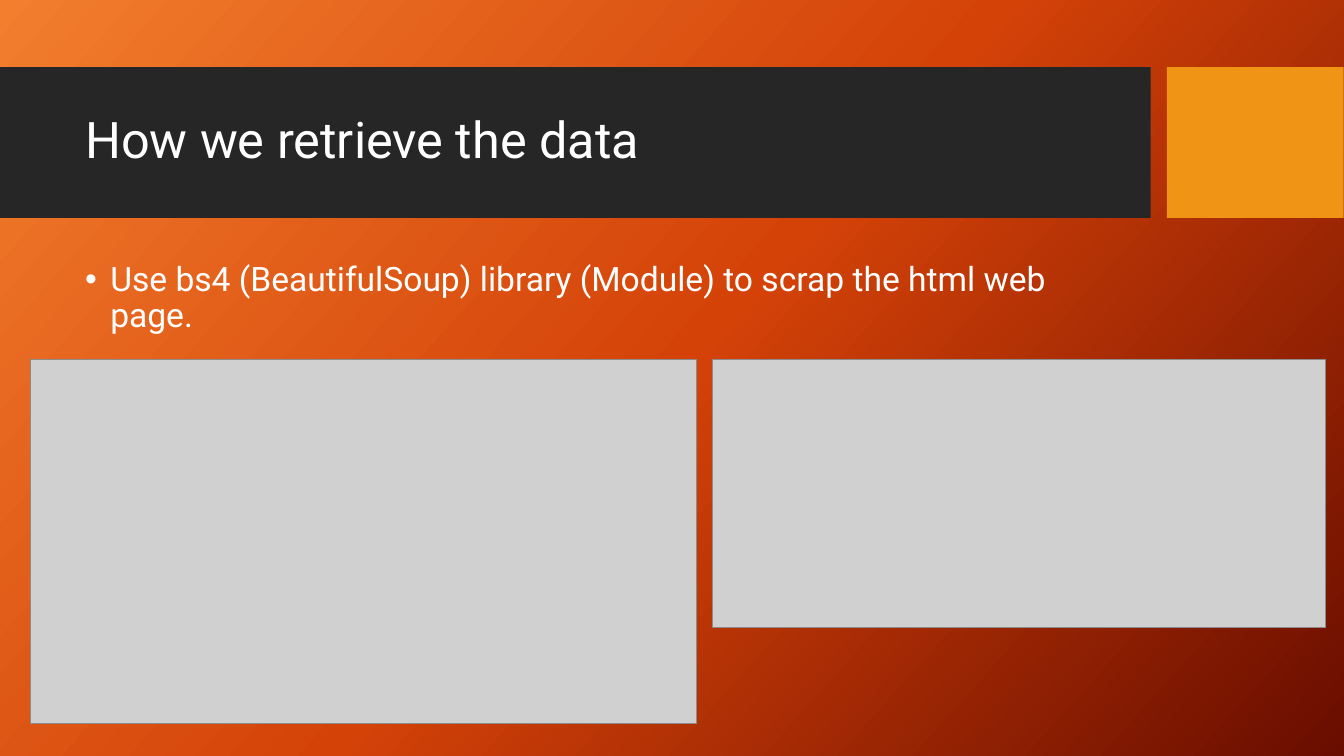
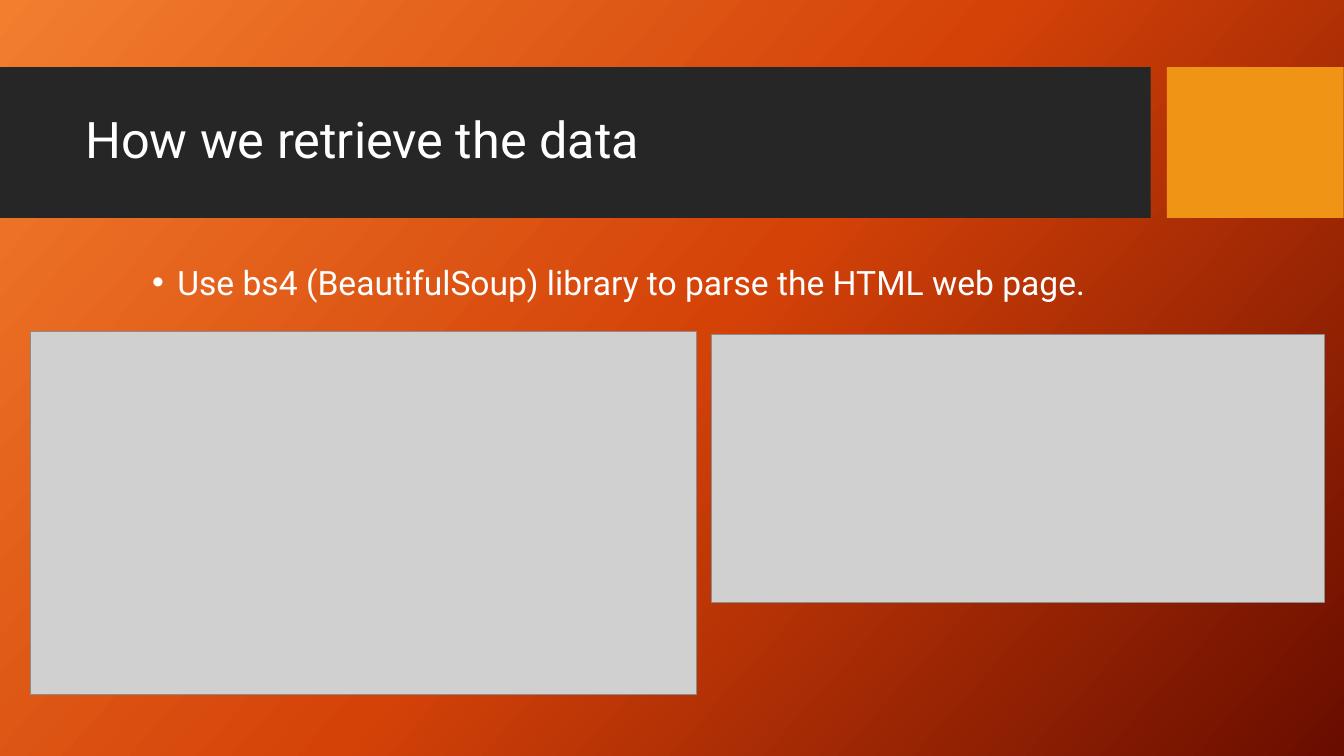
Before and after one commit to ymart1n/ML-Research-Repo, a slide deck: slide 3 of Homework 2/hw2-pre.pptx. Drawn at 1344x756 pixels with LibreOffice and Linux fonts; fonts in the diff are those of the drawing; grey boxes stand for pictures; background and template pictures are left out. Boxes give left, top, right and bottom in pixels: in the first picture for what was removed or moved away, otherwise in the second. Text is boxed around its words. In the diff, an @@ line names an element or a change of style, - is before the commit and + after.

```diff
--- a/Homework 2/hw2-pre.pptx
+++ b/Homework 2/hw2-pre.pptx
@@ text at [177, 268, 1085, 303]: text changed @@
-• Use bs4 (BeautifulSoup) library (Module) to scrap the html web page.
+• Use bs4 (BeautifulSoup) library to parse the HTML web page.
@@ picture: place and size @@
-picture at [30, 360, 697, 724]
+picture at [30, 332, 697, 696]
@@ picture: place and size @@
-picture at [713, 360, 1326, 628]
+picture at [712, 335, 1325, 603]
```
Also in this commit, not shown: 5 other slides changed, 1 other file.
